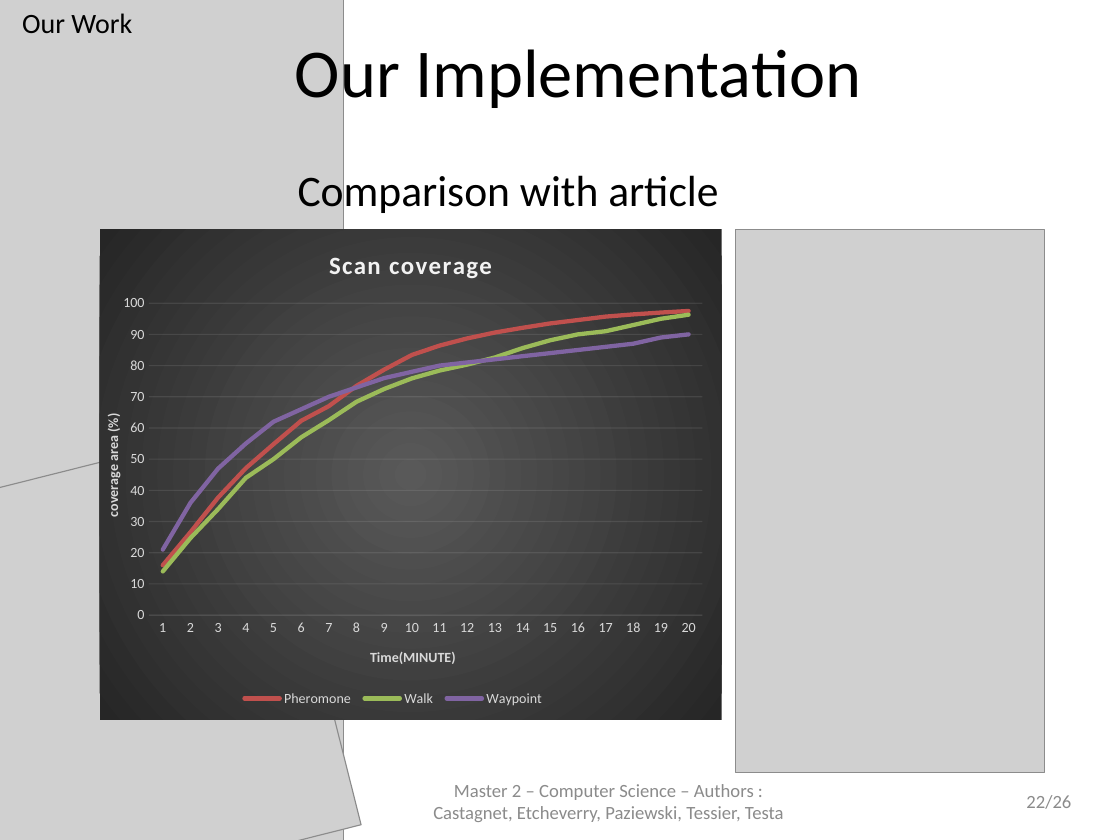
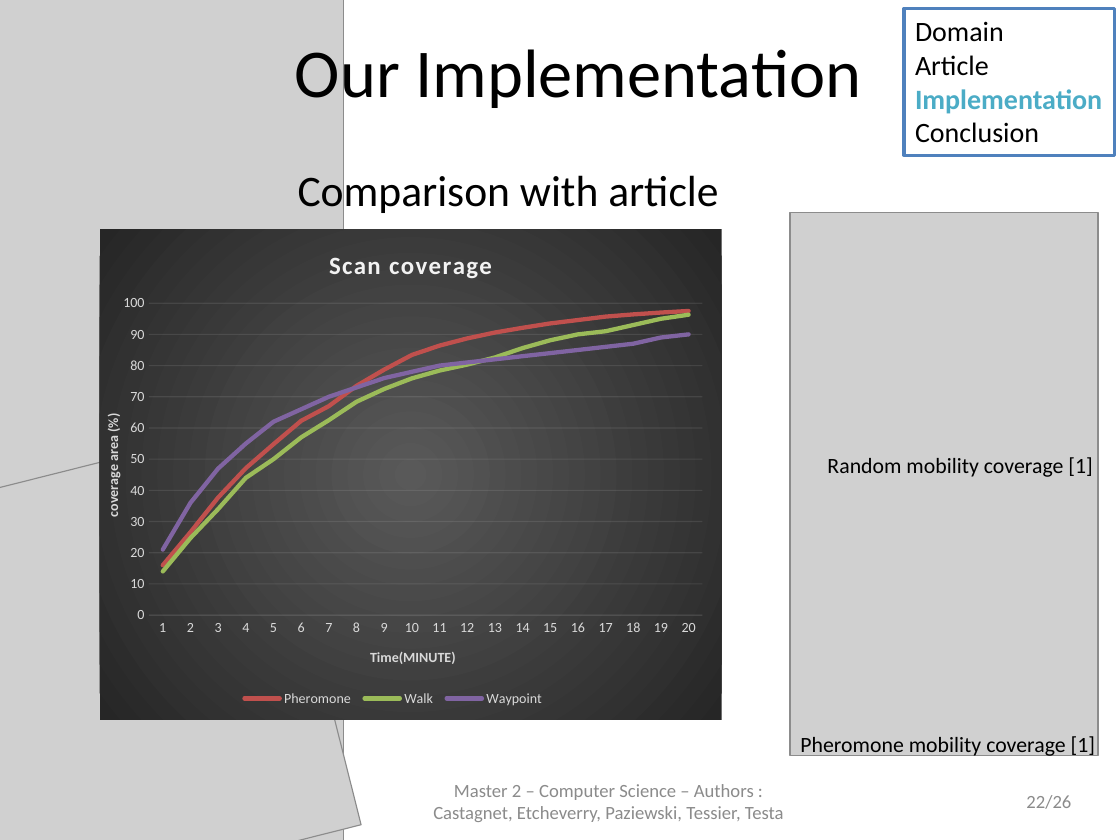
Before and after one commit to jetcheve/M2_PER_MMUAVGRA, a slide deck: slide 22 of ressources/presentation/PresentationPER_Desbarats_V3.pptx. Drawn at 1120x840 pixels with LibreOffice and Linux fonts; fonts in the diff are those of the drawing; grey boxes stand for pictures; background and template pictures are left out. Boxes give left, top, right and bottom in pixels: in the first picture for what was removed or moved away, otherwise in the second. Text is boxed around its words. In the diff, an @@ line names an element or a change of style, - is before the commit and + after.

```diff
--- a/ressources/presentation/PresentationPER_Desbarats_V3.pptx
+++ b/ressources/presentation/PresentationPER_Desbarats_V3.pptx
@@ text removed at [22,13,132,33] @@
-Our Work
@@ rectangle added at [904,8,1114,155], outline #4F81BD 2 pt, 18 pt, text #000000 @@
+Domain
+Article
+Implementation
+Conclusion
@@ picture: place and size @@
-picture at [736,230,1045,773]
+picture at [790,213,1098,755]
@@ text added at [827,457,1092,477], 14 pt, text #000000 @@
+Random mobility coverage [1]
@@ text added at [800,736,1095,759], 14 pt, text #000000 @@
+Pheromone mobility coverage [1]
```
Also in this commit, not shown: 24 other slides changed, 1 other file.
